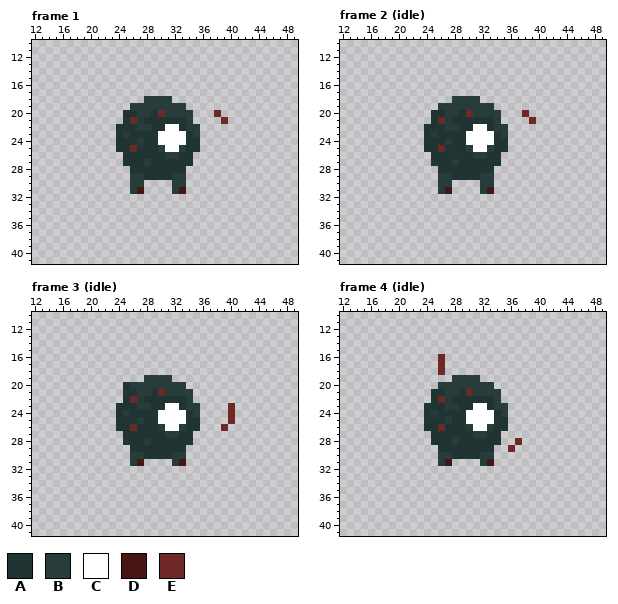
Pixel-art file -- Assets/Sprites/Eye ball Monster/EyeBall Monster.aseprite. Above: the version before the commit.
128x48 pixels, 63 frames. Pixels under 10% opacity are left out. Shown: frame 1: x 12..49, y 10..41; frame 2 (idle): x 12..49, y 10..41; frame 3 (idle): x 12..49, y 10..41; frame 4 (idle): x 12..49, y 10..41. The commit also changed other frames, which this record leaves out.
Palette (. is transparent): A #203434  B #283c3c  C #ffffff  D #491414  E #6e2826
After the commit:
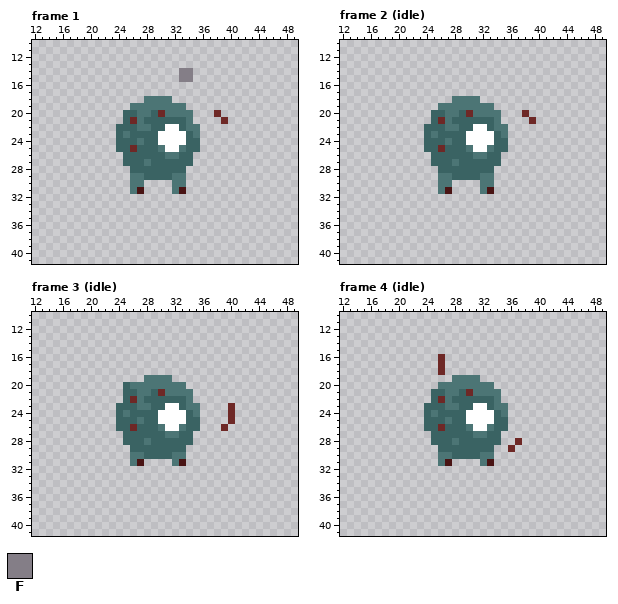
Colours new in this view: F #847e87
From old to new:
{"colour":"A","old":"#203434","new":"#3a6363"}
{"colour":"B","old":"#283c3c","new":"#4c7575"}
{"where": "frame 1, layer \"Layer 1\""}
{"frame":1,"y":14,"x":33,"old":"..","new":"FF"}
{"frame":1,"y":15,"x":33,"old":"..","new":"FF"}
{"label":"changed","picture_box":[116,68,200,194]}
{"label":"changed","picture_box":[424,96,508,194]}
{"label":"changed","picture_box":[116,375,200,466]}
{"label":"changed","picture_box":[424,375,508,466]}
